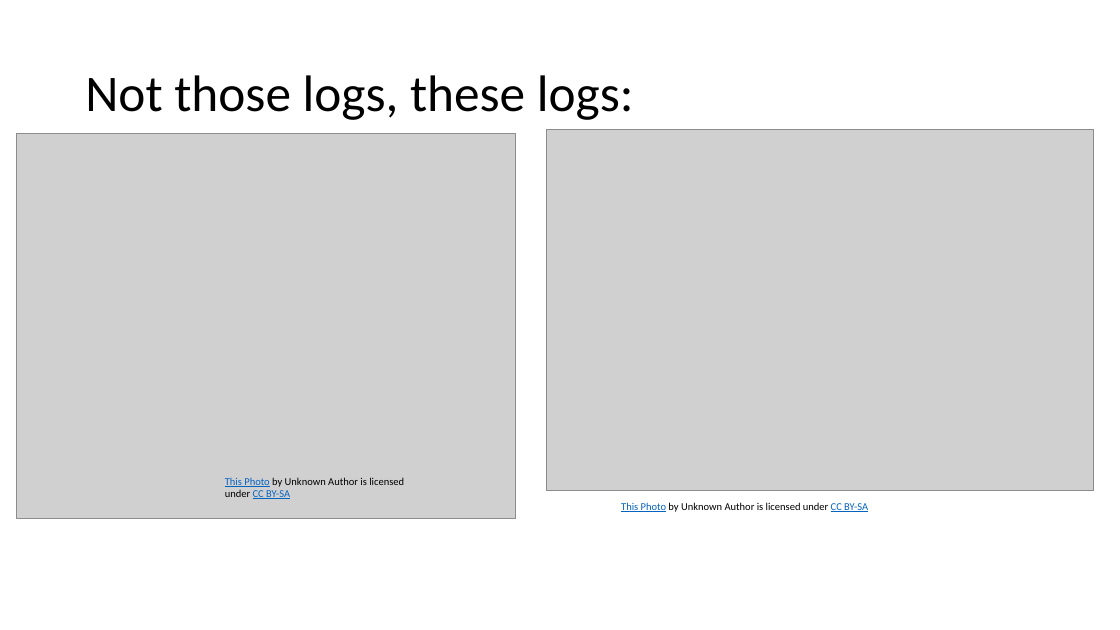
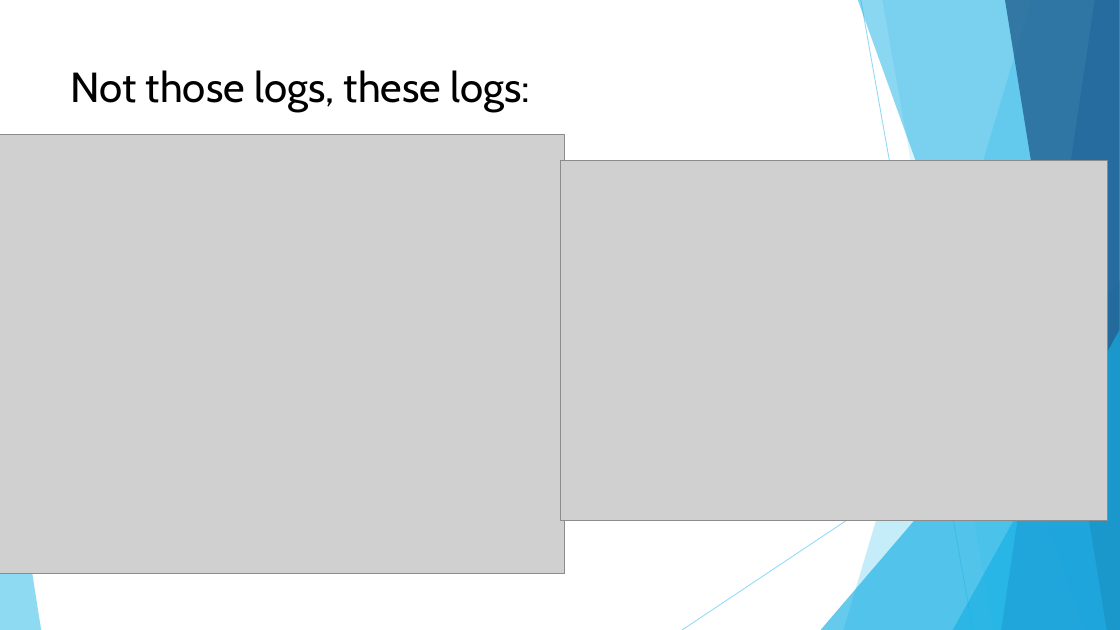
Before and after one commit to achance/GAB19, a slide deck: slide 3 of Leveraging Log Analytics in Custom Applications.pptx. Drawn at 1120x630 pixels with LibreOffice and Linux fonts; fonts in the diff are those of the drawing; grey boxes stand for pictures. Boxes give left, top, right and bottom in pixels: in the first picture for what was removed or moved away, otherwise in the second. Text is boxed around its words. In the diff, an @@ line names an element or a change of style, - is before the commit and + after.

```diff
--- a/Leveraging Log Analytics in Custom Applications.pptx
+++ b/Leveraging Log Analytics in Custom Applications.pptx
@@ title "Not those logs, these logs:": place and size @@
-title "Not those logs, these logs:" at [85,75,634,120]
+title "Not those logs, these logs:" at [71,70,531,112]
@@ title "Not those logs, these logs:" at [71,70,531,112]: size 44 to 36 pt, font Calibri to Cabin; line spacing 0.9 to 1; vertical alignment middle to top @@
@@ picture: place and size @@
-picture at [17,134,516,518]
+picture at [0,134,565,575]
@@ picture: place and size @@
-picture at [547,129,1094,490]
+picture at [560,160,1107,521]
@@ group added at [0,0,1120,630]: 5 freeform shapes, 3 triangles, 2 lines @@
@@ text removed at [225,477,404,499] @@
-This Photo by Unknown Author is licensed under CC BY-SA
@@ text removed at [621,502,868,512] @@
-This Photo by Unknown Author is licensed under CC BY-SA
```
Also in this commit, not shown: 4 other slides changed, 1 slide added, 1 slide removed.
